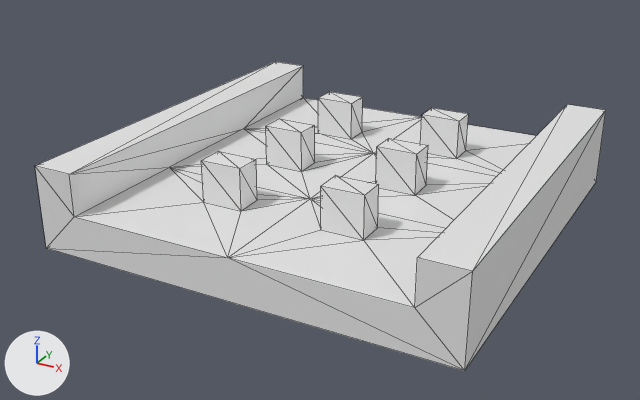
The OBJ model Assets/TrackEditor/Straight6Pins.obj: old version first, new version second.
The view is the same before and after, from a 50 mm lens placed at (1.82, -3.56, 1.82), pointed at (-0.06, -0.13, 0.1). Every picture has the same lights, and +X, +Y and +Z are marked at lower left. Mesh edges are drawn as thin lines. Where no turn or scale is listed for an object, it has been applied to the vertices.

In view in the first picture: 'Straight6Pins_-_col'.
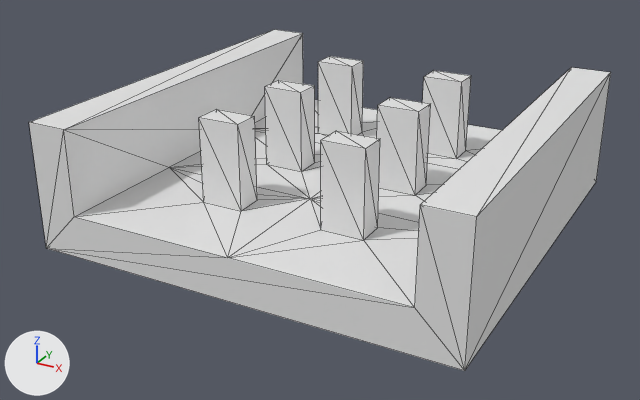
Pixel boxes (x1, y1, x2, y2) of what changed, in the pictures (640 x 400 px; the box of a moved part takes in the faces that stretch with it):
'Straight6Pins_-_col', reshaped (11% taller): before (35, 62, 606, 371); after (29, 29, 611, 371)
part 1 of me_straight6pins___col, moved or reshaped: before (201, 92, 468, 240); after (199, 56, 471, 240)
part 2 of me_straight6pins___col, moved or reshaped: before (415, 104, 606, 371); after (415, 67, 611, 371)
part 3 of me_straight6pins___col, moved or reshaped: before (35, 62, 303, 248); after (29, 29, 303, 248)

Diff of the bpy script that builds the scene:
```diff
--- a/Assets/TrackEditor/Straight6Pins.obj.py
+++ b/Assets/TrackEditor/Straight6Pins.obj.py
@@ me_straight6pins___col @@
 me_straight6pins___col.from_pydata(...)  # 72 vertices, 140 faces; spans x -1.0..1.0, y -1.0..1.0, z 0.0..0.4
 # used by ob_straight6pins___col; location = (0.0, 0.0, 0.0)
 # before: 8 (1.0, 1.0, 0.4) at pixel (605, 110), 9 (1.0, -1.0, 0.4) at pixel (472, 271), 12 (0.8, 1.0, 0.4) at pixel (567, 104), 14 (0.8, -1.0, 0.4) at pixel (417, 257)
 # before: 10 (-0.8, -1.0, 0.4) at pixel (69, 174), 11 (-1.0, -1.0, 0.4) at pixel (34, 165), 13 (-1.0, 1.0, 0.4) at pixel (275, 61), 15 (-0.8, 1.0, 0.4) at pixel (303, 65)
+# me_straight6pins___col part 1: all 24 vertices in x -0.4..0.4, y -0.6..0.6, z 0.4 are moved by (0.0, 0.0, 0.2)
+# me_straight6pins___col part 2
+for i in [8, 9, 12, 14]: me_straight6pins___col.vertices[i].co += Vector((0.0, 0.0, 0.2))
+# me_straight6pins___col part 3
+for i in [10, 11, 13, 15]: me_straight6pins___col.vertices[i].co += Vector((0.0, 0.0, 0.2))
```
